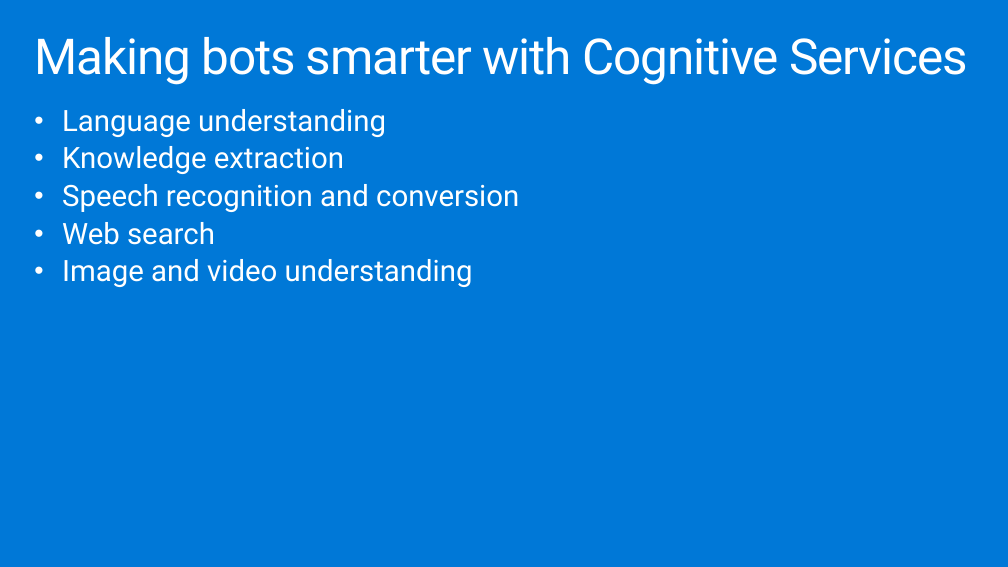
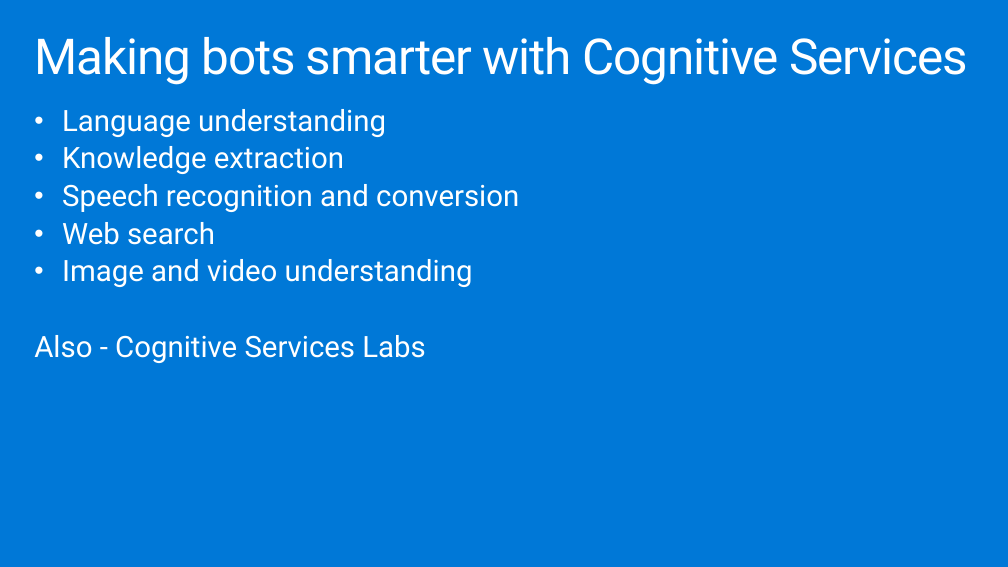
Before and after one commit to joeax/LearnAI-DesigningandArchitectingIntelligentAgents, a slide deck: slide 5 of 05-cognitive_services/resources/slides/IntelligentAgent_05_CognitiveServices_Instructor.pptx. Drawn at 1008x567 pixels with LibreOffice and Linux fonts; fonts in the diff are those of the drawing; background and template pictures are left out. Boxes give left, top, right and bottom in pixels: in the first picture for what was removed or moved away, otherwise in the second. Text is boxed around its words. In the diff, an @@ line names an element or a change of style, - is before the commit and + after.

```diff
--- a/05-cognitive_services/resources/slides/IntelligentAgent_05_CognitiveServices_Instructor.pptx
+++ b/05-cognitive_services/resources/slides/IntelligentAgent_05_CognitiveServices_Instructor.pptx
@@ text at bbox=[34, 335, 425, 363]: paragraph added @@
+Also - Cognitive Services Labs
```
Also in this commit, not shown: 7 other slides changed, 3 slides added, 1 slide removed, 4 other files.
